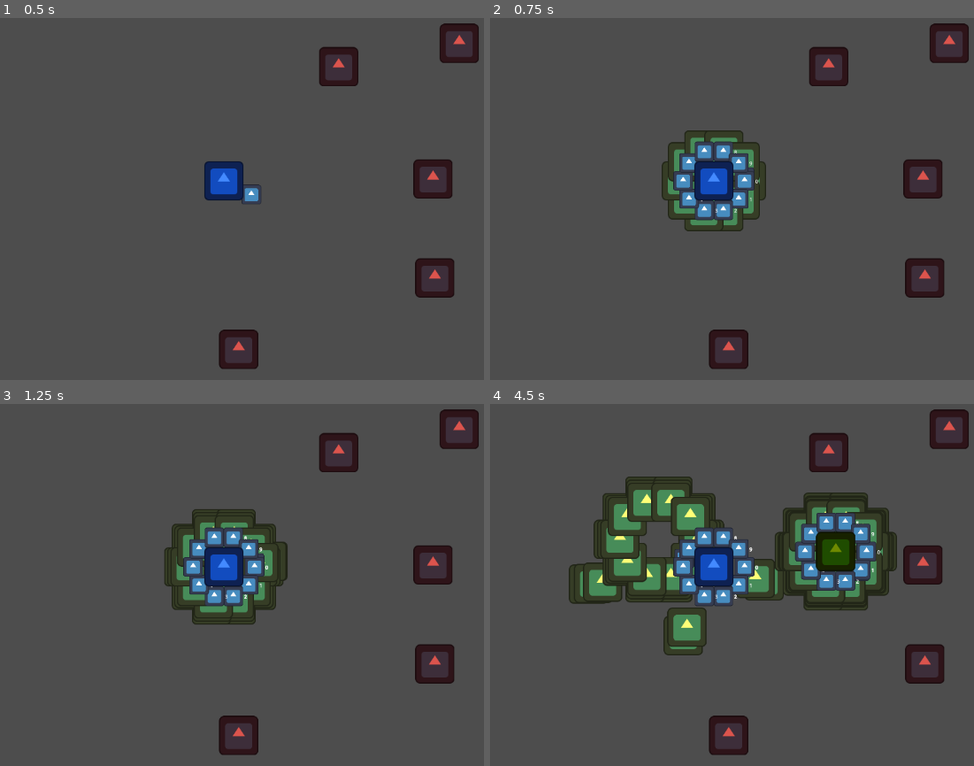
Above: before the commit, frames 1-4 (two rows, left to right).
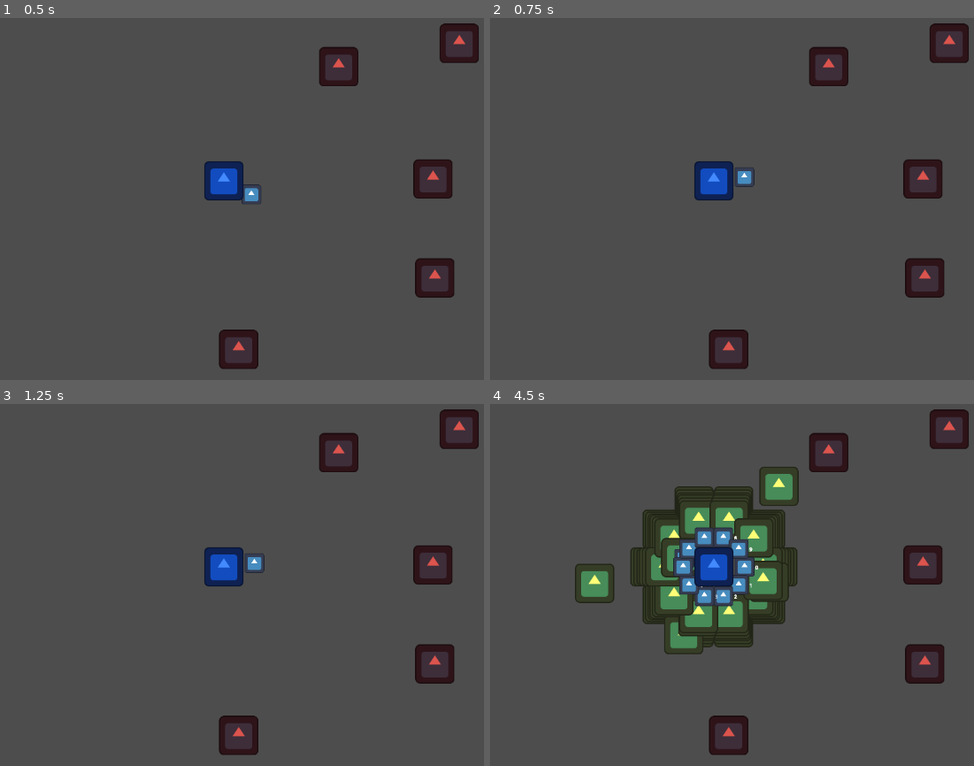
Above: after the commit, the same moments.

Repository: rodeyfeld/modular_abilities
Game: Godot game, scene res://world.tscn
The game is run twice, just before and just after one commit, with the same random seed, the same clock (stepped at 60 frames per second) and the same inputs. The engine's default icon, where the game draws it, is replaced by a stand-in: a white triangle on a blue panel in a dark square.
Inputs (mouse positions are in pixels of both pictures, inside the frame that each line leads up to):
- Up to frame 1 (0.5 s): no input
- Up to frame 2 (0.75 s): tap Enter (ui_accept) at 0.5 s; move the mouse to (867, 159) at 0.52 s; tap C (test1, bound only before the commit) at 0.6 s
- Up to frame 3 (1.25 s): tap Enter (ui_accept) at 0.77, 1.07 s; tap V (test2, bound only before the commit) at 0.8 s
- Up to frame 4 (4.5 s): move the mouse to (572, 585) at 1.27 s; tap V (test2, bound only before the commit) at 1.35 s; tap Enter (ui_accept) at 1.52, 1.82, 3.02, 3.32, 3.77, 4.07 s; tap 1 (1, bound only after the commit) at 1.55, 2.1 s; move the mouse to (785, 480) at 2.02 s; tap 2 (2, bound only after the commit) at 2.3, 2.85 s; move the mouse to (678, 646) at 2.77 s; tap 3 (3, bound only after the commit) at 3.05, 3.6 s; move the mouse to (925, 624) at 3.52 s; tap 4 (4, bound only after the commit) at 3.8, 4.35 s; move the mouse to (499, 505) at 4.27 s

Frame 1 is identical in both runs. In frame 2, 3.5% of the frame differs, in the area x 35-58%, y 31-59%; in frame 3, 5.0%; in frame 4, 16%, in the area x 16-85%, y 17-70%.

Commit message:
Start spread shot work. Refactor player ability cast

Diff:
--- a/ability/action/linear_projectile.gd
+++ b/ability/action/linear_projectile.gd
@@ -32,7 +32,11 @@
 		if firing_mode == DataDrivenAbilitySingleton.attribute_field_fire_mode_type.NOVA:
 			attach_node = caster_ability.caster.create_nova_attach_point(num, self.data.attribute_fields.attribute_field_fire_data.num_to_fire_per_execution)
 			dir = attach_node.position
-		elif firing_mode == DataDrivenAbilitySingleton.attribute_field_fire_mode_type.CONE:
+		elif firing_mode == DataDrivenAbilitySingleton.attribute_field_fire_mode_type.SPREAD:
+			attach_node = caster_ability.caster.create_spread_attach_point(num,
+			 self.data.attribute_fields.attribute_field_fire_data.num_to_fire_per_execution,
+			 self.data.attribute_fields.attribute_field_fire_data.angle_between_shots
+			)
 			pass
 		elif firing_mode == DataDrivenAbilitySingleton.attribute_field_fire_mode_type.LINEAR:
 			# Create our projectile and add it to the container for projectiles
--- /dev/null
+++ b/ability/common_abilities/bolt.gd
@@ -0,0 +1,11 @@
+extends Node
+
+
+# Called when the node enters the scene tree for the first time.
+func _ready():
+	pass # Replace with function body.
+
+
+# Called every frame. 'delta' is the elapsed time since the previous frame.
+func _process(delta):
+	pass
--- /dev/null
+++ b/ability/custom_abilities/spread_shot.tres
@@ -0,0 +1,73 @@
+[gd_resource type="Resource" script_class="DataDrivenAbility" load_steps=15 format=3 uid="uid://xsbx4oba2cn2"]
+
+[ext_resource type="Script" path="res://ability/ability_data.gd" id="1_75jks"]
+[ext_resource type="Script" path="res://ability/fields/attribute_field_fire_data.gd" id="2_j1wii"]
+[ext_resource type="Script" path="res://ability/fields/attribute_data.gd" id="3_gb83n"]
+[ext_resource type="Script" path="res://ability/ability_action_data.gd" id="4_ctx2m"]
+[ext_resource type="Script" path="res://ability/ability_event_data.gd" id="5_juvqu"]
+[ext_resource type="Script" path="res://ability/data_driven_ability.gd" id="7_wwgey"]
+
+[sub_resource type="Resource" id="Resource_sgkju"]
+script = ExtResource("1_75jks")
+mask_flag_type = 1
+behavior_flags = 1
+name = ""
+description = ""
+cooldown = 0.0
+
+[sub_resource type="Resource" id="Resource_cgh5f"]
+script = ExtResource("2_j1wii")
+attribute_field_fire_mode_type = 0
+angle_between_shots = 0.0
+time_between_execution = 1.0
+num_execution = 1.0
+num_to_fire_per_execution = 1.0
+timeout = 3.0
+
+[sub_resource type="Resource" id="Resource_untnd"]
+script = ExtResource("3_gb83n")
+amount = 0.0
+speed = 100.0
+attribute_field_fire_data = SubResource("Resource_cgh5f")
+
+[sub_resource type="Resource" id="Resource_7o6k7"]
+script = ExtResource("4_ctx2m")
+attribute_fields = SubResource("Resource_untnd")
+trigger_abilities = Array[ExtResource("7_wwgey")]([])
+action_type = 3
+target_type = 3
+to_be_removed = false
+
+[sub_resource type="Resource" id="Resource_36ivp"]
+script = ExtResource("5_juvqu")
+event_type = 2
+actions = Array[ExtResource("4_ctx2m")]([SubResource("Resource_7o6k7")])
+modifiers = Array[Resource("res://ability/ability_modifier_data.gd")]([])
+repeat_event_num = 0
+time_between_event_repeat = 0
+
+[sub_resource type="Resource" id="Resource_rx12g"]
+script = ExtResource("3_gb83n")
+amount = 10.0
+speed = 0.0
+
+[sub_resource type="Resource" id="Resource_p3q30"]
+script = ExtResource("4_ctx2m")
+attribute_fields = SubResource("Resource_rx12g")
+trigger_abilities = Array[ExtResource("7_wwgey")]([])
+action_type = 1
+target_type = 2
+to_be_removed = false
+
+[sub_resource type="Resource" id="Resource_ueccs"]
+script = ExtResource("5_juvqu")
+event_type = 3
+actions = Array[ExtResource("4_ctx2m")]([SubResource("Resource_p3q30")])
+modifiers = Array[Resource("res://ability/ability_modifier_data.gd")]([])
+repeat_event_num = 0
+time_between_event_repeat = 0
+
+[resource]
+script = ExtResource("7_wwgey")
+ability_data = SubResource("Resource_sgkju")
+ability_event_data = Array[ExtResource("5_juvqu")]([SubResource("Resource_36ivp"), SubResource("Resource_ueccs")])
--- a/ability/data_driven_ability_singleton.gd
+++ b/ability/data_driven_ability_singleton.gd
@@ -8,7 +8,7 @@
 enum attribute_field_fire_mode_type {
 	LINEAR,
 	NOVA,
-	CONE,
+	SPREAD,
 }
 
 enum event_types {
--- a/entity/actor/actor.gd
+++ b/entity/actor/actor.gd
@@ -48,3 +48,20 @@
 	attach_point.global_position.x = distance * cos(angle_rad) + self.position.x
 	attach_point.global_position.y = distance * sin(angle_rad) + self.position.y
 	return attach_point
+
+func create_spread_attach_point(num, num_required, angle_between_shots):
+	var distance = 100
+	var total_angle_difference = num_required * angle_between_shots
+	var attach_point:AttachPoint = attach_point_scene.instantiate()
+	var curr_angle = 0
+	var flip_bit = 0
+	if (num_required / num) <= 2:
+		flip_bit = 1
+	else:
+		flip_bit = -1
+	curr_angle = num * angle_between_shots * flip_bit
+
+	ability_attach_point.add_child(attach_point)
+	attach_point.title_label.text = str(num)
+	attach_point.global_position.x = distance * curr_angle + self.position.x
+	attach_point.global_position.y = distance * curr_angle + self.position.y
--- a/entity/actor/player/player.gd
+++ b/entity/actor/player/player.gd
@@ -4,35 +4,60 @@
 
 @onready var ability_offensive_attach_point:Marker2D = $AttachPoint/AbilityOffensiveAttachPoint
 
-var fyreball = preload("res://ability/custom_abilities/fyreball.tres")
-var ice_nova = preload("res://ability/custom_abilities/ice_nova.tres")
-var chain_shot = preload("res://ability/custom_abilities/chain_shot.tres")
 var data_driven_ability_script = load("res://ability/data_driven_ability.gd")
 
-var ability0:Ability
-var ability1:Ability
-var ability2:Ability
+var abilities = {
+	'1': {
+			'scene': preload("res://ability/custom_abilities/fyreball.tres"),
+			'ability': null
+	},
+	'2': {
+			'scene': preload("res://ability/custom_abilities/ice_nova.tres"),
+			'ability': null
+	},
+	'3': {
+			'scene': preload("res://ability/custom_abilities/chain_shot.tres"),
+			'ability': null
+	},
+	'4': {
+			'scene': preload("res://ability/custom_abilities/spread_shot.tres"),
+			'ability': null
+	},
+}
+
 
 
 func _ready():
 	title = "player"
-	var data_driven_ability0 = data_driven_ability_script.new()
-	ability0 = data_driven_ability0.parse(fyreball)
-	add_child(ability0)
-	var data_driven_ability1 = data_driven_ability_script.new()
-	ability1 = data_driven_ability1.parse(ice_nova)
-	add_child(ability1)
-	var data_driven_ability2 = data_driven_ability_script.new()
-	ability2 = data_driven_ability2.parse(chain_shot)
-	add_child(ability2)
+	for ability in abilities:
+		var data_driven_ability = data_driven_ability_script.new()
+		abilities[ability]['ability'] = data_driven_ability.parse(abilities[ability]['scene'])
+		add_child(abilities[ability]['ability'])
+#	var data_driven_ability0 = data_driven_ability_script.new()
+#	ability0 = data_driven_ability0.parse(fyreball)
+#	add_child(ability0)
+#	var data_driven_ability1 = data_driven_ability_script.new()
+#	ability1 = data_driven_ability1.parse(ice_nova)
+#	add_child(ability1)
+#	var data_driven_ability2 = data_driven_ability_script.new()
+#	ability2 = data_driven_ability2.parse(chain_shot)
+#	add_child(ability2)
 
 func _physics_process(_delta):
-	if Input.is_action_just_pressed("ui_accept"):
-		ability0.execute(self, {'target_unit':self, 'target_position': get_global_mouse_position()})
-	if Input.is_action_just_pressed("test1"):
-		ability1.execute(self, {'target_unit':self, 'target_position': get_global_mouse_position()})
-	if Input.is_action_just_pressed("test2"):
-		ability2.execute(self, {'target_unit':self, 'target_position': get_global_mouse_position()})
+	print(abilities)
+	for ability in abilities:
+		if Input.is_action_just_pressed(ability):
+			abilities[ability]['ability'].execute(
+				self,
+		 		{
+					'target_unit':self,
+				 	'target_position': get_global_mouse_position()
+				}
+			)
+#	if Input.is_action_just_pressed("test1"):
+#		ability1.execute(self, {'target_unit':self, 'target_position': get_global_mouse_position()})
+#	if Input.is_action_just_pressed("test2"):
+#		ability2.execute(self, {'target_unit':self, 'target_position': get_global_mouse_position()})
 
 
 	# Configure deadzone for mouse
--- a/project.godot
+++ b/project.godot
@@ -12,7 +12,7 @@
 
 config/name="modular_testing"
 run/main_scene="res://world.tscn"
-config/features=PackedStringArray("4.0", "Forward Plus")
+config/features=PackedStringArray("4.1", "Forward Plus")
 config/icon="res://icon.svg"
 
 [autoload]
@@ -27,14 +27,24 @@
 
 [input]
 
-test1={
+1={
 "deadzone": 0.5,
-"events": [Object(InputEventKey,"resource_local_to_scene":false,"resource_name":"","device":-1,"window_id":0,"alt_pressed":false,"shift_pressed":false,"ctrl_pressed":false,"meta_pressed":false,"pressed":false,"keycode":0,"physical_keycode":67,"key_label":0,"unicode":99,"echo":false,"script":null)
+"events": [null, Object(InputEventKey,"resource_local_to_scene":false,"resource_name":"","device":0,"window_id":0,"alt_pressed":false,"shift_pressed":false,"ctrl_pressed":false,"meta_pressed":false,"pressed":false,"keycode":0,"physical_keycode":49,"key_label":0,"unicode":0,"echo":false,"script":null)
 ]
 }
-test2={
+2={
 "deadzone": 0.5,
-"events": [Object(InputEventKey,"resource_local_to_scene":false,"resource_name":"","device":-1,"window_id":0,"alt_pressed":false,"shift_pressed":false,"ctrl_pressed":false,"meta_pressed":false,"pressed":false,"keycode":0,"physical_keycode":86,"key_label":0,"unicode":118,"echo":false,"script":null)
+"events": [Object(InputEventKey,"resource_local_to_scene":false,"resource_name":"","device":-1,"window_id":0,"alt_pressed":false,"shift_pressed":false,"ctrl_pressed":false,"meta_pressed":false,"pressed":false,"keycode":0,"physical_keycode":50,"key_label":0,"unicode":50,"echo":false,"script":null)
+]
+}
+3={
+"deadzone": 0.5,
+"events": [Object(InputEventKey,"resource_local_to_scene":false,"resource_name":"","device":-1,"window_id":0,"alt_pressed":false,"shift_pressed":false,"ctrl_pressed":false,"meta_pressed":false,"pressed":false,"keycode":0,"physical_keycode":51,"key_label":0,"unicode":51,"echo":false,"script":null)
+]
+}
+4={
+"deadzone": 0.5,
+"events": [Object(InputEventKey,"resource_local_to_scene":false,"resource_name":"","device":-1,"window_id":0,"alt_pressed":false,"shift_pressed":false,"ctrl_pressed":false,"meta_pressed":false,"pressed":false,"keycode":0,"physical_keycode":52,"key_label":0,"unicode":52,"echo":false,"script":null)
 ]
 }
 
Not shown, changed: flow.png.import
Not shown, changed: icon.svg.import
